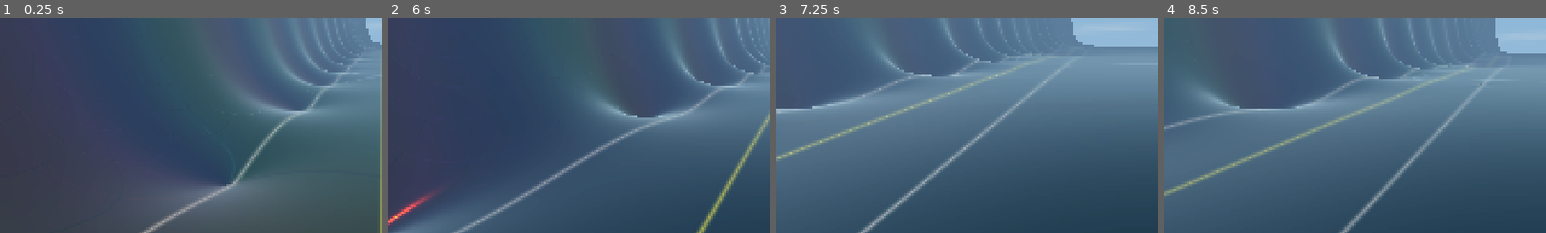
Above: before the commit, frames 1-4 (left to right).
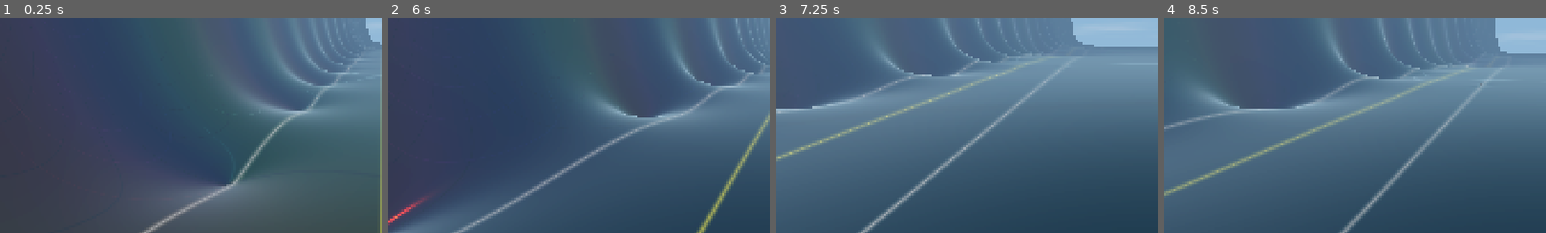
Above: after the commit, the same moments.

Repository: allanino/complex-functions-explorer
Game: Godot game, scene res://core/main.tscn
Same seed, same stepped clock (60 frames per second), same inputs: the game is played once before the commit and once after it.
Inputs (mouse positions are % of the whole screen's width and height, from its top left):
- Up to frame 1 (0.25 s): no input
- Up to frame 2 (6 s): tap Enter at 0.5 s; move the mouse to (55, 50) at 0.52 s; hold W (move_forward) 0.53-5.78 s; tap G at 0.6, 5.85 s; click (55, 50) at 0.67 s; tap Space at 0.77, 1.52, 3.02, 3.77, 4.52 s; move the mouse to (45, 50) at 1.27 s; tap N at 1.35 s; move the mouse to (52, 48) at 2.02 s; tap C at 2.1 s; move the mouse to (49, 52) at 2.77 s; tap Z at 2.85 s; click (49, 52) at 2.92 s; move the mouse to (57, 51) at 3.52 s; tap R at 3.6 s; move the mouse to (42, 49) at 4.27 s; tap Shift at 4.35 s; move the mouse to (51, 50) at 5.02 s; hold Ctrl 5.03-5.78 s; click (51, 50) at 5.17 s; move the mouse to (46, 48) at 5.77 s; hold D (move_right) from 5.78 s (still down)
- Up to frame 3 (7.25 s): tap Space at 6.02, 6.77 s; move the mouse to (55, 50) at 6.52 s; release D (move_right) at 6.53 s; hold W (move_forward) from 6.53 s (still down); tap N at 6.6 s
- Up to frame 4 (8.5 s): keep holding W (move_forward); move the mouse to (45, 50) at 7.27 s; tap C at 7.35 s; click (45, 50) at 7.42 s; tap Space at 7.52 s; move the mouse to (52, 48) at 8.02 s; tap Z at 8.1 s
The pictures show only the part of the screen within x 0-50%, y 45-95%; the shares and areas given below are measured in that part.

The runs differ from the first frame. In frame 2, 0.3% of the frame differs, in the area x 0-12%, y 82-97%; in frame 3, less than 0.1%; in frame 4, less than 0.1%.

Commit message:
chore: update directional light parameters for improved environment lighting

Diff:
--- a/environment/environment.tscn
+++ b/environment/environment.tscn
@@ -34,16 +34,15 @@
 
 [node name="DirectionalLight3D" type="DirectionalLight3D" parent="."]
 transform = Transform3D(1, 0, 0, 0, 0, 1, 0, -1, 0, 0, 0, 0)
-shadow_enabled = false
 light_energy = 2.5
-light_specular = 0.8
-directional_shadow_blend_splits = false
+light_specular = 0.25
+directional_shadow_blend_splits = true
 directional_shadow_max_distance = 250.0
 
 [node name="MoonLight" type="DirectionalLight3D" parent="."]
 transform = Transform3D(1, 0, 0, 0, -1, 0, 0, 0, -1, 0, 0, 0)
 light_color = Color(0.7, 0.8, 1, 1)
-light_energy = 0.0
-shadow_enabled = true
+light_energy = 1.5
+light_specular = 0.25
 directional_shadow_blend_splits = true
 directional_shadow_max_distance = 250.0
